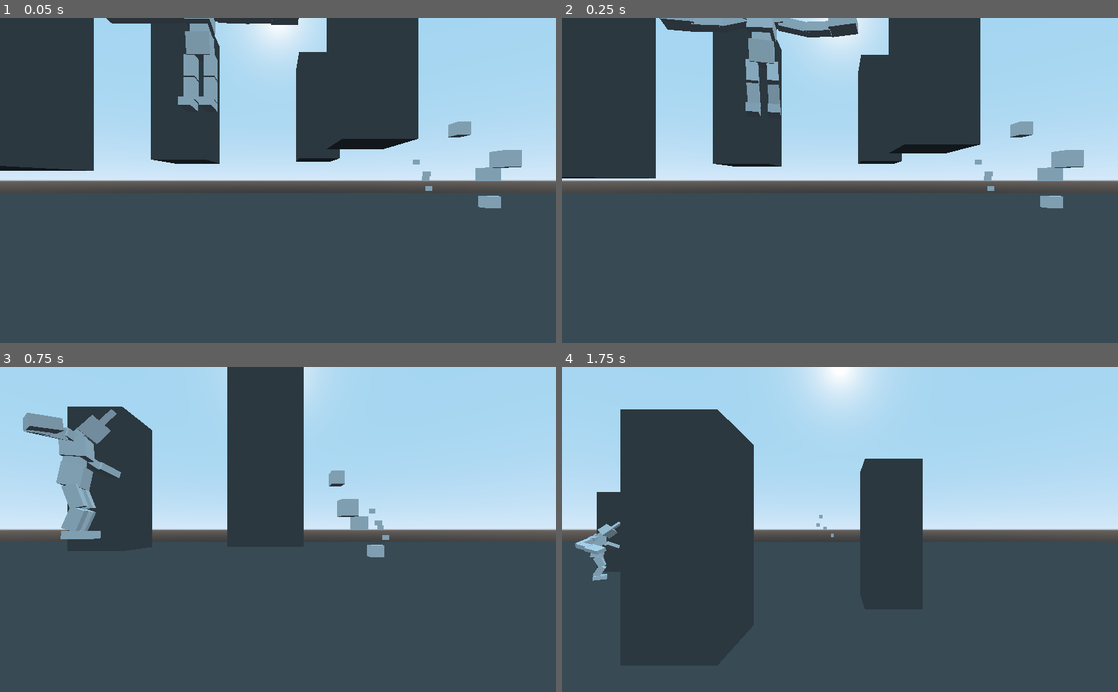
Above: before the commit, frames 1-4 (two rows, left to right).
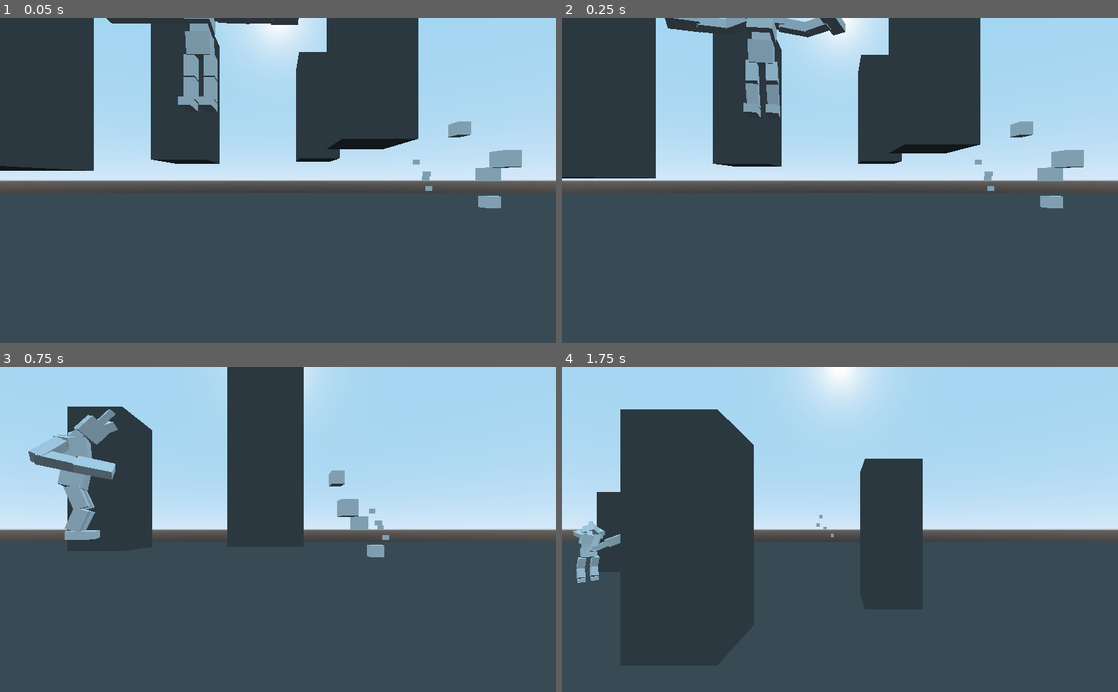
Above: after the commit, the same moments.

Repository: Schonn/GodotActiveRagdoll
Game: Godot game, scene res://Environments/BaseWorld.tscn
Same seed, same stepped clock (60 frames per second), same inputs: the game is played once before the commit and once after it.
Inputs (mouse positions are in pixels of both pictures, inside the frame that each line leads up to):
- Up to frame 1 (0.05 s): no input
- Up to frame 2 (0.25 s): no input
- Up to frame 3 (0.75 s): move the mouse to (400, 513) at 0.52 s; hold D (gred_straferight) from 0.53 s (still down); hold Right mouse button (gred_playerpickup) from 0.53 s (still down)
- Up to frame 4 (1.75 s): move the mouse to (728, 545) at 1.27 s; release D (gred_straferight) at 1.28 s; release Right mouse button (gred_playerpickup) at 1.28 s; hold S (gred_backwards) from 1.28 s (still down); click (728, 545) at 1.35 s

Frame 1 is identical in both runs. In frame 2, 0.6% of the frame differs, in the area x 17-54%, y 0-31%; in frame 3, 1.7%, in the area x 4-22%, y 13-54%; in frame 4, 0.8%.
Error in both runs: Invalid call to function 'project_position' in base 'Camera'. Expected 2 arguments. (res://Objects/Characters/Player/Player.gd:37)

Commit message:
simplified character action lists

Diff:
--- a/charactersim/Environments/BaseWorld.gd
+++ b/charactersim/Environments/BaseWorld.gd
@@ -319,7 +319,7 @@
 		emotionValue = 3
 	randomActionNumber = randi() % responseDictionary[triggerPartName][emotionValue].size()
 	actionDefinition = responseDictionary[triggerPartName][emotionValue][randomActionNumber]
-	return [actionDefinition,triggerPartName,emotionValue]
+	return [actionDefinition,triggerPartName,emotionValue,randomActionNumber]
 
 func _updateResponseAction(currentObject,focusSubTarget,responseDictionary,responseTypeName,emotionValue):
 	if(currentObject.focusSubTarget != null):
@@ -329,10 +329,10 @@
 		else: #set up a generic target response
 			actionDefinition = self._getActionResponseArray(responseDictionary,"ANY",emotionValue)
 		for partSettingsArray in actionDefinition[0]:
-			var settingsChangeName = partSettingsArray[0]
-			var settingsTargetPart = partSettingsArray[1]
-			var newRandomActionCooldownMax = partSettingsArray[2]
-			var targetPartMetaArray = partSettingsArray[3]
+			var settingsChangeName = "em" + str(actionDefinition[2]) + "trpt" + str(actionDefinition[1]) + "ran" + str(actionDefinition[3])
+			var settingsTargetPart = partSettingsArray[0]
+			var newRandomActionCooldownMax = partSettingsArray[1]
+			var targetPartMetaArray = partSettingsArray[2]
 			if not(settingsTargetPart.has_meta("lastMetaChangeName")): #prevent repeated changing of the same setting
 				settingsTargetPart.set_meta("lastMetaChangeName","INITIAL")
 			if not(settingsTargetPart.has_meta("randomActionCooldown")): #slow down randomisation of actions
--- a/charactersim/Environments/BaseWorld.tscn
+++ b/charactersim/Environments/BaseWorld.tscn
@@ -174,3 +174,6 @@
 
 [node name="BaseCharacter" parent="." instance=ExtResource( 5 )]
 transform = Transform( 1, 0, 0, 0, 1, 0, 0, 0, 1, -5.9765, 12.8499, -1.3488 )
+
+[node name="BaseCharacter2" parent="." instance=ExtResource( 5 )]
+transform = Transform( 1, 0, 0, 0, 1, 0, 0, 0, 1, -21.4407, 12.8499, -1.3488 )
